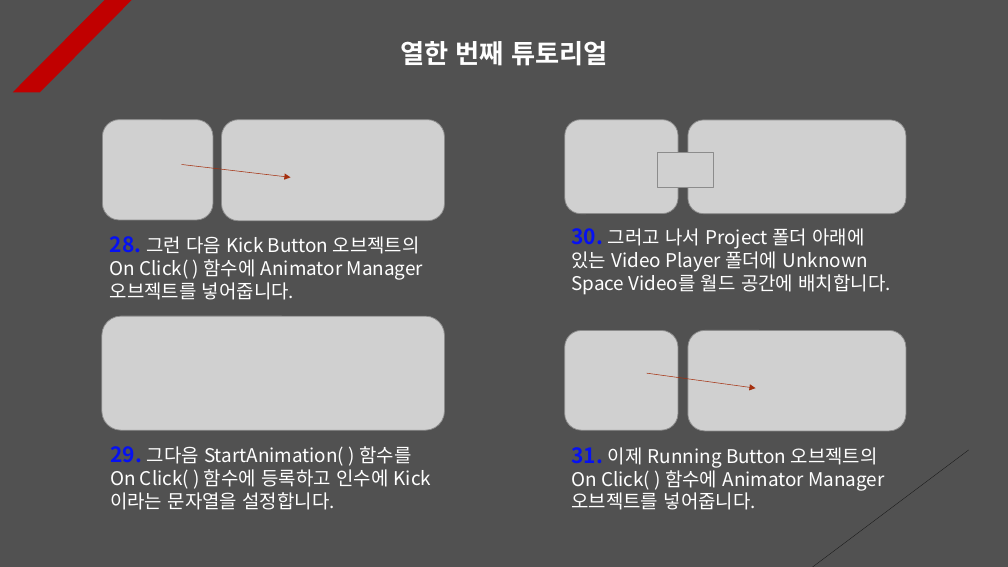
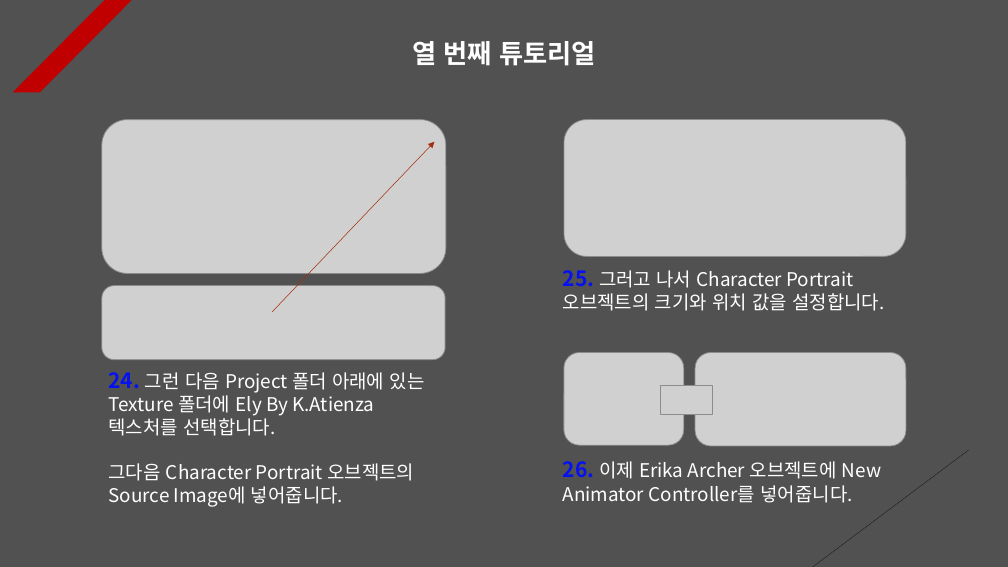
Before and after one commit to Unity2033/3D-UnityEngine, a slide deck: slide 10 of Assets/Animation Event/PPT Data/Animation Event Example.pptx (slide 11 before the commit). Drawn at 1008x567 pixels with LibreOffice and Linux fonts; fonts in the diff are those of the drawing; grey boxes stand for pictures. Boxes give left, top, right and bottom in pixels: in the first picture for what was removed or moved away, otherwise in the second. Text is boxed around its words. In the diff, an @@ line names an element or a change of style, - is before the commit and + after.

```diff
--- a/Assets/Animation Event/PPT Data/Animation Event Example.pptx
+++ b/Assets/Animation Event/PPT Data/Animation Event Example.pptx
@@ text at box(412, 41, 595, 66): text changed @@
-열한 번째 튜토리얼
+열 번째 튜토리얼
@@ picture removed at box(102, 119, 212, 220) @@
@@ picture added at box(102, 119, 446, 273) @@
@@ picture removed at box(222, 119, 445, 221) @@
@@ picture added at box(564, 119, 906, 256) @@
@@ picture removed at box(565, 119, 678, 213) @@
@@ arrow added from (272, 312) to (435, 141), #A5300F 0.5 pt dashed @@
@@ picture removed at box(688, 120, 906, 214) @@
@@ arrow removed from (181, 165) to (290, 178) @@
@@ picture added at box(102, 286, 445, 360) @@
@@ text at box(563, 270, 884, 311): text changed @@
-30. 그러고 나서 Project 폴더 아래에 있는 Video Player 폴더에 Unknown Space Video를 월드 공간에 배치합니다.
+25. 그러고 나서 Character Portrait 오브젝트의 크기와 위치 값을 설정합니다.
@@ picture removed at box(102, 316, 445, 430) @@
@@ picture: place and size @@
-picture at box(565, 330, 678, 430)
+picture at box(564, 352, 684, 445)
@@ picture: place and size @@
-picture at box(688, 330, 906, 431)
+picture at box(695, 352, 906, 446)
@@ text at box(109, 372, 425, 507): text changed @@
-28. 그런 다음 Kick Button 오브젝트의 On Click( ) 함수에 Animator Manager 오브젝트를 넣어줍니다.
+24. 그런 다음 Project 폴더 아래에 있는 Texture 폴더에 Ely By K.Atienza 텍스처를 선택합니다.
+그다음 Character Portrait 오브젝트의 Source Image에 넣어줍니다.
@@ arrow removed from (647, 374) to (756, 388) @@
@@ picture: place and size @@
-picture at box(657, 153, 713, 188)
+picture at box(661, 386, 713, 415)
@@ text removed at box(110, 446, 431, 510) @@
-29. 그다음 StartAnimation( ) 함수를 On Click( ) 함수에 등록하고 인수에 Kick 이라는 문자열을 설정합니다.
@@ text at box(563, 461, 881, 503): text changed @@
-31. 이제 Running Button 오브젝트의 On Click( ) 함수에 Animator Manager 오브젝트를 넣어줍니다.
+26. 이제 Erika Archer 오브젝트에 New Animator Controller를 넣어줍니다.
```
Also in this commit, not shown: 9 other slides changed, 3 slides added, 2 slides removed, 24 other files.
